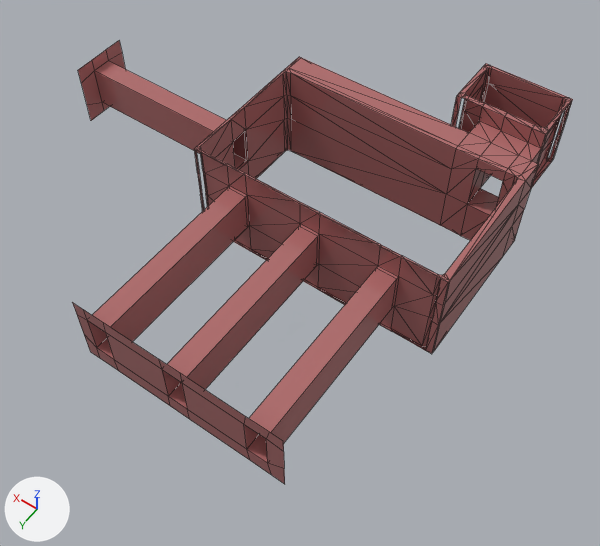
The FBX model TRUE_ENTROPY_UNITYPROJECT/Assets/Resources/BarStructure.fbx: old version first, new version second.
Before and after are seen from a camera (50 mm lens) standing at (-18.0, 36.3, 38.4) and looking at (0.7, 10.1, -2.8). Arrows for +X, +Y and +Z are at lower left; the lights stay in place. Mesh edges are drawn as thin lines. Where no turn or scale is listed for an object, it has been applied to the vertices. Vertices at the same position are counted once.

Before the edit, the objects in view are built like this:
```python
me_mesh = bpy.data.meshes.new('Mesh')
me_mesh.from_pydata(...)  # 315 vertices, 576 faces; spans x -8.9..8.6, y -6.0..10.0, z -3.5..4.7
me_mesh.materials.append(mat_redish)  # brown #b06c6c
me_mesh_001 = bpy.data.meshes.new('Mesh.001')
me_mesh_001.from_pydata(...)  # 80 vertices, 58 faces; spans x -6.9..20.6, y 3.9..22.1, z -2.3..2.6
me_mesh_001.materials.append(mat_redish)  # brown #b06c6c
ob_cube__2 = bpy.data.objects.new('Cube__2_', me_mesh)
ob_cube__2.location = (0.0, 0.0, 0.0)
ob_object001 = bpy.data.objects.new('Object001', me_mesh_001)
ob_object001.location = (0.0, 0.0, 0.0)
```
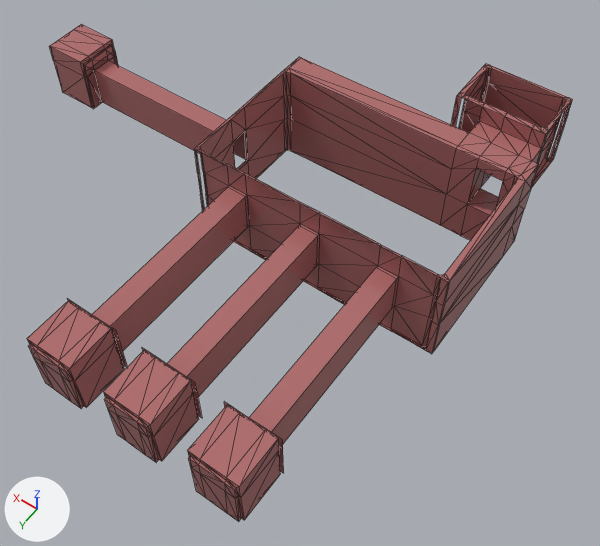
Boxes [x1, y1, x2, y2] around the edits, measured in the pictures (600 x 546 px; the box of a moved part takes in the faces that stretch with it):
'Object001', reshaped
    before: [72, 40, 398, 484]
    after: [68, 50, 399, 473]
'Elevator03', added (brown)
    after: [187, 404, 280, 522]
'Elevator02', added (brown)
    after: [103, 350, 199, 462]
'Elevator01', added (brown)
    after: [27, 301, 124, 409]
'Elevator00', added (brown)
    after: [49, 24, 117, 108]
part 1 of me_mesh_001, moved or reshaped
    before: [72, 302, 285, 484]
    after: [68, 299, 284, 473]
part 2 of me_mesh_001, cut back
    before: [78, 40, 246, 168]
    after: [84, 50, 119, 109]

What the commit changed:
me_mesh_001 is used by ob_object001; location (0.0, 0.0, 0.0).
me_mesh_001 had 80 vertices, 58 faces and spanned x -6.9..20.6, y 3.9..22.1, z -2.3..2.6.
me_mesh_001 now has 80 vertices, 48 faces and spans x -6.8..20.6, y 4.5..22.1, z -1.2..2.5.
Part 1, on me_mesh_001:
20 vertices are removed from x -6.9..7.0, y 22.1, z -2.3..2.6.
21 faces are deleted.
2 vertices are added at (-6.8, 22.1, 1.6), (-6.8, 22.1, 2.5).
6 new vertices lie (1.2, 0.0, 0.0) away from vertices in x -4.5..6.2, y 22.1, z -1.2..1.6.
9 new vertices lie (0.0, 0.0, 0.9) away from vertices in x -5.9..7.4, y 22.1, z 1.6.
7 new vertices lie (-1.0, 0.0, 0.0) away from vertices in x -5.8..4.9, y 22.1, z -1.2..2.5.
15 new faces join them.
Part 2, on me_mesh_001:
12 vertices are removed from x 20.6, y 3.9..8.0, z -2.0..2.5.
9 faces are deleted.
8 vertices are added at x 20.6, y 4.5..7.5, z -1.2..2.0.
5 new faces join them.
Mesh me_mesh_004 is new.
It has 59 vertices, 110 faces and spans x -1.55..1.52, y -2.68..0.65, z -2.02..2.02.
It uses material mat_redish (brown #b06c6c).
Mesh me_mesh_002 is new.
It has 59 vertices, 110 faces and spans x -2.68..0.65, y -1.52..1.55, z -2.02..2.02.
It uses material mat_redish (brown #b06c6c).
Object 'Elevator02' (ob_elevator02) is new; it shows me_mesh_004.
Its location is (0.2, 24.73, 0.81).
Object 'Elevator01' (ob_elevator01) is new; it shows a copy of me_mesh_004.
Its location is (5.55, 24.73, 0.81).
Object 'Elevator00' (ob_elevator00) is new; it shows me_mesh_002.
Its location is (23.31, 5.96, 0.81).
Object 'Elevator03' (ob_elevator03) is new; it shows a copy of me_mesh_004.
Its location is (-5.17, 24.73, 0.81).
